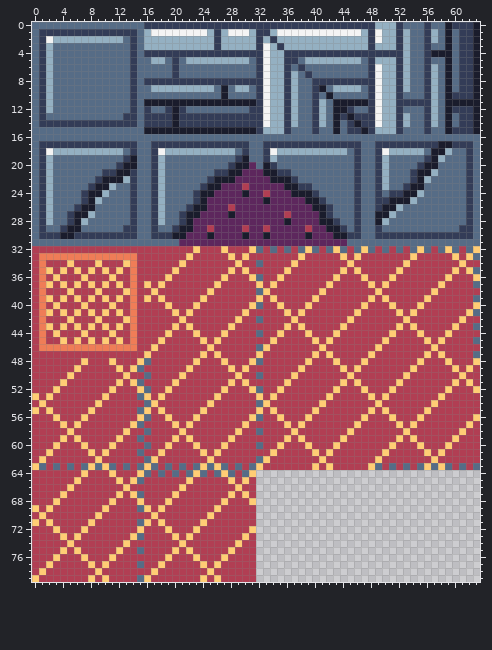
Sprite sheet -- MerchantsQuest/Assets/Sprites/dungeon/castleInterior.png. The picture above is the old version.
The file is 64x80 pixels.
After the commit:
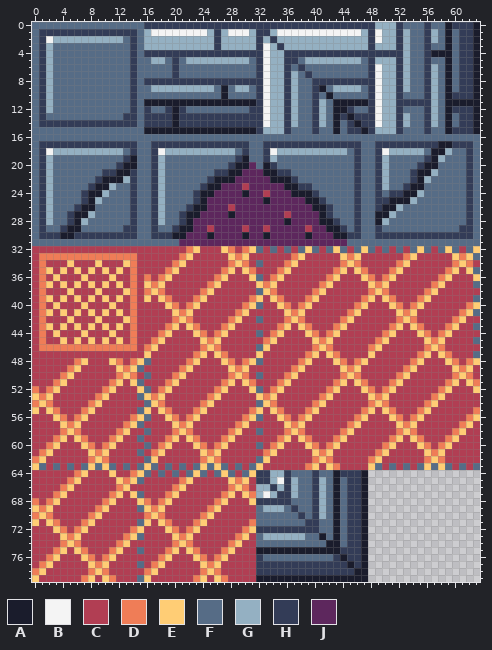
Palette (. is transparent): A #1a1c2c  B #f4f4f4  C #b13e53  D #ef7d57  E #ffcd75  F #566c86  G #94b0c2  H #333c57  J #5d275d
Author's note on the commit: castle visually finished + chests can only be opened once
Edits made:
Changed rows in their new state; - is an unchanged pixel.
first column x 0:
32 ----------------------D-----D-D---------------------------------
33 ---------------------D-------D-------D-------D-------D-------D--
34 --------------------D-------D-D-----D-------D-D-----D-------D-D-
35 -------------------D-------D---D---D-------D---D---D-------D----
36 ----------------D-D-------D-------D-------D-----D-D-------D-----
37 -----------------D-------D-------D-------D-------D-------D------
38 ----------------D-D-----D---------D-----D-------D-D-----D-------
39 -------------------D---D-------D---D---D-------D---D---D--------
40 --------------------D-D-------D-----D-D-------D-----D-D-------D-
41 ---------------------D-------D-------D-------D-------D-------D--
42 --------------------D-D-----D-------D-D-----D-------D-D-----D---
43 -------------------D---D---D-------D---D---D-------D---D---D----
44 ------------------D-----D-D-------D-----D-D-------D-----D-D-----
45 -----------------D-------D-------D-------D-------D-------D------
46 ----------------D-------D-D-------------D-D-----D-------D-D-----
47 -----------------------D---D-----------D---D-----------D---D----
48 ------D-----D-D-------D-----D-D-------D-----D-D-------D-----D-D-
49 -----D-------D-------D-------D-------D-------D-------D-------D--
50 ----D-------D-D-----D-------D-D-----D-------D-D-----D-------D-D-
51 ---D-------D-------D-------D---D---D-------D---D---D-------D---D
52 D-D-------D-------D-------D-------D-------D-----D-D-------D-----
53 -D-------D-------D-------D-------D-------D-------D-------D------
54 D-D-----D---------D-----D---------D-----D-------D-D-----D-------
55 ---D---D-----------D---D-------D---D---D-------D---D---D-------D
56 ----D-D-------D-----D-D-------D-----D-D-------D-----D-D-------D-
57 -----D-------D-------D-------D-------D-------D-------D-------D--
58 ----D-D-----D-------D-D-----D-------D-D-----D-------D-D-----D---
59 ---D---D---D-------D---D---D-------D---D---D-------D---D---D----
60 --D-----D-D-------D-----D-D-------D-----D-D-------D-----D-D-----
61 -D-------D-------D-------D-------D-------D-------D-------D------
62 D-------D-D-------------D-D-------------D-D-----D-------D-D-----
63 ---------------------------------------D---D--------------------
64 ------D-------D-----------------HHGGHFFFHFFAHHHA----------------
65 -----D-------D-------D-------D--HHGBHGFFHGFAFHHA----------------
66 ----D-------D-------D-------D-D-GGHGHGFFHGFAFHHA----------------
67 ---D-------D-------D-------D---DGBGHHGFFHGFAFHHA----------------
68 D-D-------D-----D-D-------D-----HHHHHFFFHGFAFHHA----------------
69 -D-------D-------D-------D------FGGGFHFFHGFAFHHA----------------
70 D-D-----D-------D-D-----D-------FFFFFFHFHGFAFHHA----------------
71 ---D---D-----------D---D-------DFFFFFFFHHFFAFHHA----------------
72 ----D-D-------D-----D-D-------D-HHHHHHHHHFFAFHHA----------------
73 -----D-------D-------D-------D--FGGGGGGFFAFAFHHA----------------
74 ----D-D-----D-------D-D-----D---FFFFFFFFFFAAFHHA----------------
75 ---D---D---D-------D---D---D----AAAAAAAAAAAAHHHA----------------
76 --D-----D-D-------D-----D-D-----HFFFFFFFFFFHAHHA----------------
77 -D-------D-------D-------D------HHHHHHHHHHHHHAHA----------------
78 D-------D-D-----D-------D-D-----HHHHHHHHHHHHHHAA----------------
79 -------D---D-----------D---D----AAAAAAAAAAAAAAAA----------------
Where, in picture pixels (left, top, right, bottom), the same in both pictures:
changed: (32, 246, 480, 582)
